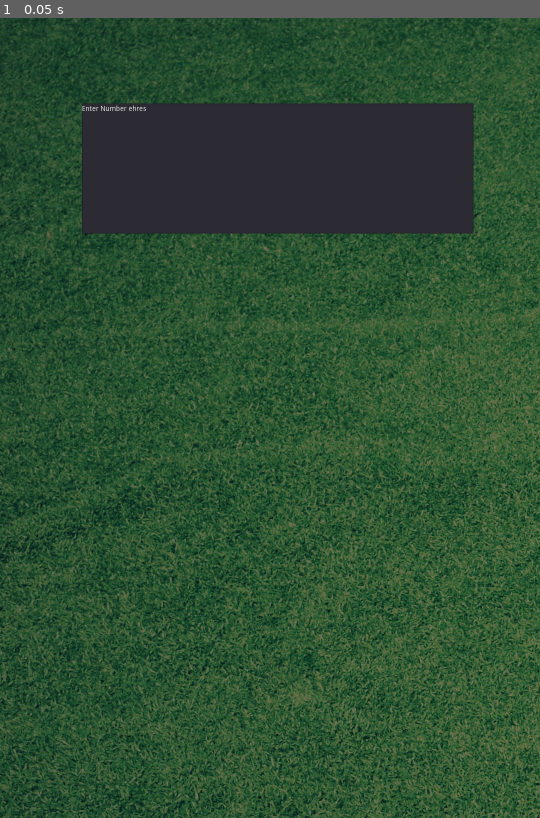
Above: before the commit, frame 1.
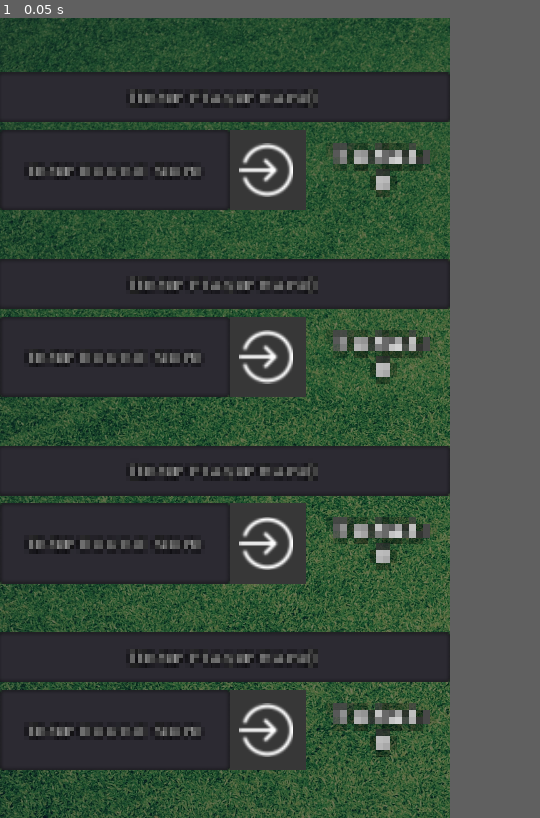
Above: after the commit, the same moment.

Repository: dnadan2/simple_bowls_scorer
Game: Godot game, scene res://Main.tscn
Two runs of this game, one before a commit and one after it. Both use one fixed random seed, a clock stepped at 60 frames per second and the inputs below.
Inputs:
- Up to frame 1 (0.05 s): no input
In our replay, the window is 540x800 before the commit and 450x800 after it. These sizes can differ from the game's own. Grey fills any space a smaller window leaves; there, only what the larger window draws over its background counts as a difference.

The runs differ from the first frame. In frame 1, 69% of the frame differs, in the area x 0-100%, y 0-100%.

Commit message:
some more inital work

Diff:
--- a/Main.tscn
+++ b/Main.tscn
@@ -1,6 +1,7 @@
-[gd_scene load_steps=2 format=2]
+[gd_scene load_steps=3 format=2]
 
 [ext_resource path="res://pexels-fwstudio-131634.jpg" type="Texture" id=1]
+[ext_resource path="res://Player Score.tscn" type="PackedScene" id=2]
 
 [node name="Node2D" type="Node2D"]
 
@@ -14,12 +15,18 @@
 "_edit_use_anchors_": false
 }
 
-[node name="TextEdit" type="TextEdit" parent="."]
-margin_left = 163.88
-margin_top = 170.614
-margin_right = 946.88
-margin_bottom = 430.614
-text = "Enter Number ehres"
-__meta__ = {
-"_edit_use_anchors_": false
-}
+[node name="Player 1" parent="." instance=ExtResource( 2 )]
+position = Vector2( -5.0397, 130.52 )
+scale = Vector2( 4.6, 4.6 )
+
+[node name="Player 2" parent="." instance=ExtResource( 2 )]
+position = Vector2( -5.0397, 578.52 )
+scale = Vector2( 4.6, 4.6 )
+
+[node name="Player 3" parent="." instance=ExtResource( 2 )]
+position = Vector2( -5.0397, 1026.52 )
+scale = Vector2( 4.6, 4.6 )
+
+[node name="Player 4" parent="." instance=ExtResource( 2 )]
+position = Vector2( -5.0397, 1474.52 )
+scale = Vector2( 4.6, 4.6 )
--- /dev/null
+++ b/Player Score.tscn
@@ -0,0 +1,72 @@
+[gd_scene load_steps=5 format=2]
+
+[ext_resource path="res://text.tres" type="DynamicFont" id=1]
+[ext_resource path="res://login.png" type="Texture" id=2]
+[ext_resource path="res://pixel.png" type="Texture" id=3]
+[ext_resource path="res://submitscore.gd" type="Script" id=4]
+
+[node name="Node2D" type="Node2D"]
+
+[node name="TextEdit" type="LineEdit" parent="."]
+margin_right = 236.0
+margin_bottom = 25.0
+rect_pivot_offset = Vector2( 141.415, 25 )
+custom_fonts/font = ExtResource( 1 )
+align = 1
+clear_button_enabled = true
+placeholder_text = "(Enter Player Name)"
+__meta__ = {
+"_edit_use_anchors_": false
+}
+
+[node name="TextEdit2" type="LineEdit" parent="."]
+margin_left = 1.0
+margin_top = 30.0
+margin_right = 121.0
+margin_bottom = 72.0
+rect_pivot_offset = Vector2( 141.415, 25 )
+custom_fonts/font = ExtResource( 1 )
+align = 1
+clear_button_enabled = true
+placeholder_text = "Enter Round Score"
+__meta__ = {
+"_edit_use_anchors_": false
+}
+
+[node name="Label" type="Label" parent="."]
+margin_left = 166.354
+margin_top = 28.9393
+margin_right = 212.354
+margin_bottom = 56.9393
+rect_scale = Vector2( 1.5, 1.5 )
+custom_fonts/font = ExtResource( 1 )
+text = "Total:
+0"
+align = 1
+valign = 1
+__meta__ = {
+"_edit_use_anchors_": false
+}
+
+[node name="TextureButton" type="TextureButton" parent="."]
+self_modulate = Color( 0.215686, 0.215686, 0.215686, 1 )
+margin_left = 121.177
+margin_top = 30.0
+margin_right = 161.177
+margin_bottom = 72.0
+texture_normal = ExtResource( 3 )
+expand = true
+script = ExtResource( 4 )
+__meta__ = {
+"_edit_use_anchors_": false
+}
+
+[node name="TextureRect" type="TextureRect" parent="TextureButton"]
+margin_left = 5.25
+margin_top = 6.75
+margin_right = 33.25
+margin_bottom = 34.75
+texture = ExtResource( 2 )
+__meta__ = {
+"_edit_use_anchors_": false
+}
--- a/project.godot
+++ b/project.godot
@@ -24,7 +24,9 @@
 
 window/size/width=1080
 window/size/height=1920
+window/size/fullscreen=true
 window/handheld/orientation="portrait"
+window/stretch/mode="2d"
 
 [rendering]
 
--- /dev/null
+++ b/submitscore.gd
@@ -0,0 +1,5 @@
+extends TextureButton
+
+
+func _pressed():
+	get_node("../TextEdit2").text
--- /dev/null
+++ b/text.tres
@@ -0,0 +1,10 @@
+[gd_resource type="DynamicFont" load_steps=2 format=2]
+
+[ext_resource path="res://HopeGold.ttf" type="DynamicFontData" id=1]
+
+[resource]
+outline_size = 1
+outline_color = Color( 0, 0, 0, 1 )
+extra_spacing_top = -3
+extra_spacing_bottom = -3
+font_data = ExtResource( 1 )
Binary file added: HopeGold.ttf
Binary file changed: icon.jpg
Binary file added: login.png
Not shown, added: login.png.import
Binary file added: pixel.png
Not shown, added: pixel.png.import
